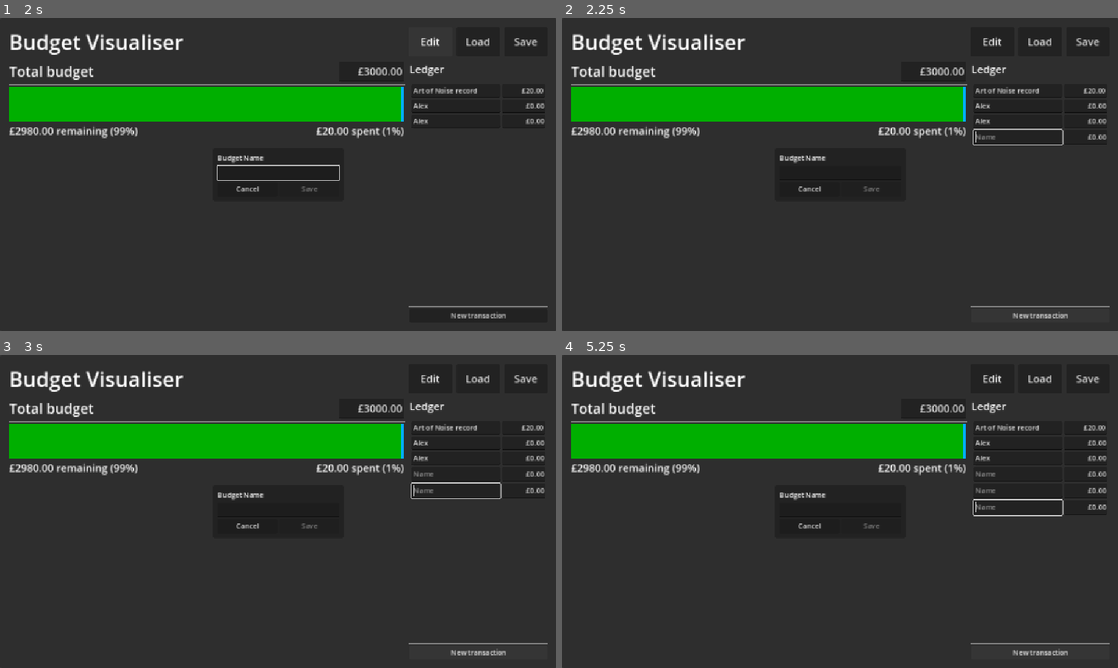
Above: before the commit, frames 1-4 (two rows, left to right).
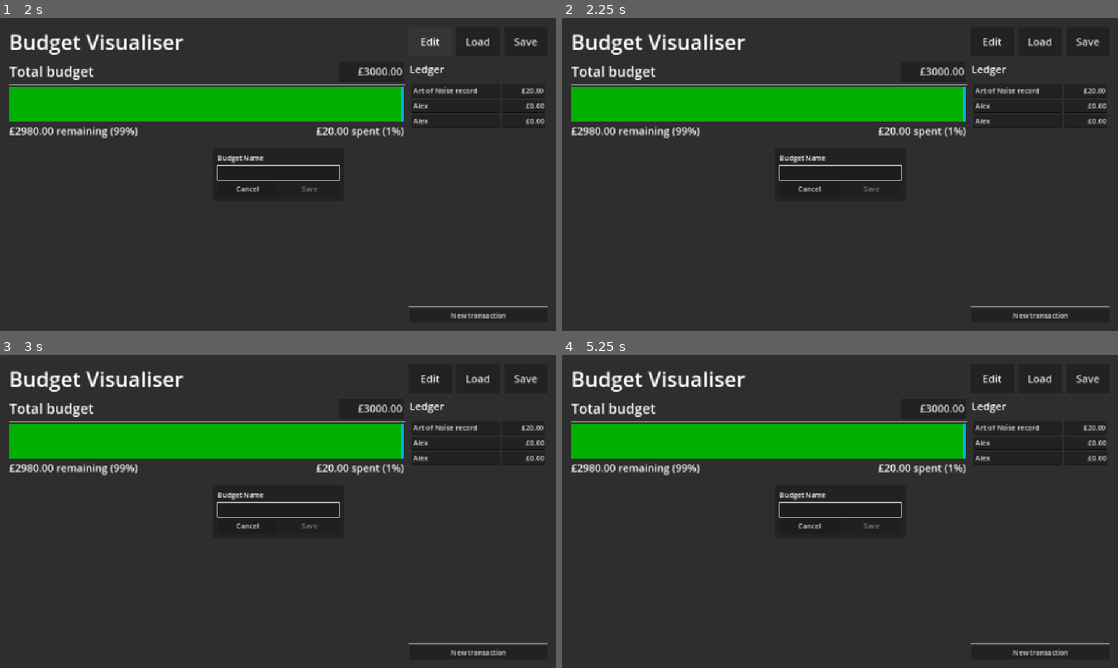
Above: after the commit, the same moments.

Repository: phrasmotica/budget-visualiser
Game: Godot game, scene res://app.tscn
Same seed, same stepped clock (60 frames per second), same inputs: the game is played once before the commit and once after it.
Inputs (mouse positions are in pixels of both pictures, inside the frame that each line leads up to):
- Up to frame 1 (2 s): click (455, 105) at 0.52 s; type "Alex" at 0.6 s; click (455, 121) at 0.75 s; type "Alex" at 0.83 s; click "Edit" at 1.25 s
- Up to frame 2 (2.25 s): click "New transaction" at 2 s
- Up to frame 3 (3 s): click "New transaction" at 2.75 s
- Up to frame 4 (5.25 s): click "Edit" at 3.5 s; click "Edit" at 4.25 s; click "New transaction" at 5 s

Frame 1 is identical in both runs. In frame 2, 0.4% of the frame differs, in the area x 39-98%, y 35-52%; in frame 3, 0.5%; in frame 4, 0.7%, in the area x 39-98%, y 37-52%.

Commit message:
Ensure main UI cannot be clicked when rename modal is visible

Diff:
--- a/scenes/ui.tscn
+++ b/scenes/ui.tscn
@@ -71,13 +71,14 @@
 
 [node name="ModalLayer" type="CanvasLayer" parent="."]
 
-[node name="CenterContainer" type="CenterContainer" parent="ModalLayer"]
+[node name="RenameModalContainer" type="CenterContainer" parent="ModalLayer"]
+unique_name_in_owner = true
 custom_minimum_size = Vector2(1280, 720)
 offset_right = 1280.0
 offset_bottom = 720.0
 mouse_filter = 2
 
-[node name="RenameModal" parent="ModalLayer/CenterContainer" instance=ExtResource("4_rr6x4")]
+[node name="RenameModal" parent="ModalLayer/RenameModalContainer" instance=ExtResource("4_rr6x4")]
 unique_name_in_owner = true
 layout_mode = 2
 
@@ -86,5 +87,5 @@
 [connection signal="pressed" from="MarginContainer/VBoxContainer/HBoxContainer2/SaveButton" to="." method="_on_save_button_pressed"]
 [connection signal="budget_changed" from="MarginContainer/VBoxContainer/HBoxContainer/BudgetPanel" to="." method="_on_budget_panel_budget_changed"]
 [connection signal="transactions_changed" from="MarginContainer/VBoxContainer/HBoxContainer/LedgerPanel" to="MarginContainer/VBoxContainer/HBoxContainer/BudgetPanel" method="_on_ledger_panel_transactions_changed"]
-[connection signal="modal_hidden" from="ModalLayer/CenterContainer/RenameModal" to="." method="_on_rename_modal_modal_hidden"]
-[connection signal="name_submitted" from="ModalLayer/CenterContainer/RenameModal" to="." method="_on_rename_modal_name_submitted"]
+[connection signal="modal_hidden" from="ModalLayer/RenameModalContainer/RenameModal" to="." method="_on_rename_modal_modal_hidden"]
+[connection signal="name_submitted" from="ModalLayer/RenameModalContainer/RenameModal" to="." method="_on_rename_modal_name_submitted"]
--- a/scripts/ui.gd
+++ b/scripts/ui.gd
@@ -6,6 +6,9 @@
 
 @onready
 var ledger_panel: LedgerPanel = %LedgerPanel
+
+@onready
+var rename_modal_container: Container = %RenameModalContainer
 
 @onready
 var rename_modal: Control = %RenameModal
@@ -77,6 +80,10 @@
 	created_save_data.emit(_save_data)
 
 func _on_edit_button_pressed() -> void:
+	if rename_modal_container:
+		rename_modal_container.mouse_filter = Control.MOUSE_FILTER_STOP
+
+	# TODO: implement this via showing/hiding the container node instead
 	if rename_modal:
 		rename_modal.show()
 
@@ -93,4 +100,7 @@
 		rename_modal.hide()
 
 func _on_rename_modal_modal_hidden() -> void:
+	if rename_modal_container:
+		rename_modal_container.mouse_filter = Control.MOUSE_FILTER_IGNORE
+
 	ledger_panel.allow_input()
